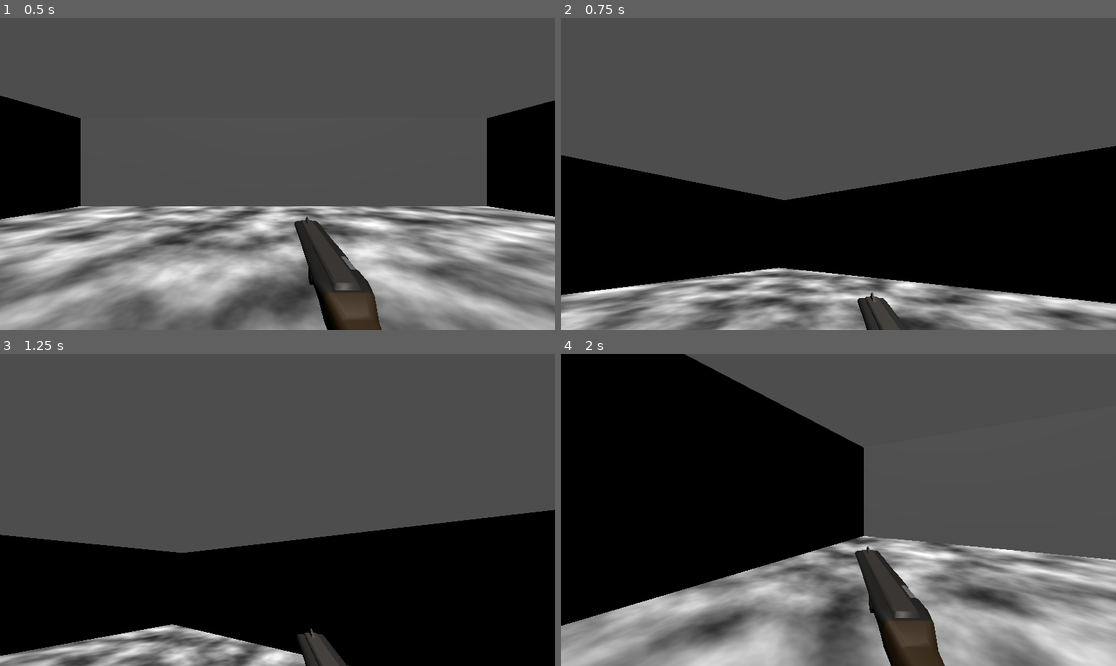
Above: before the commit, frames 1-4 (two rows, left to right).
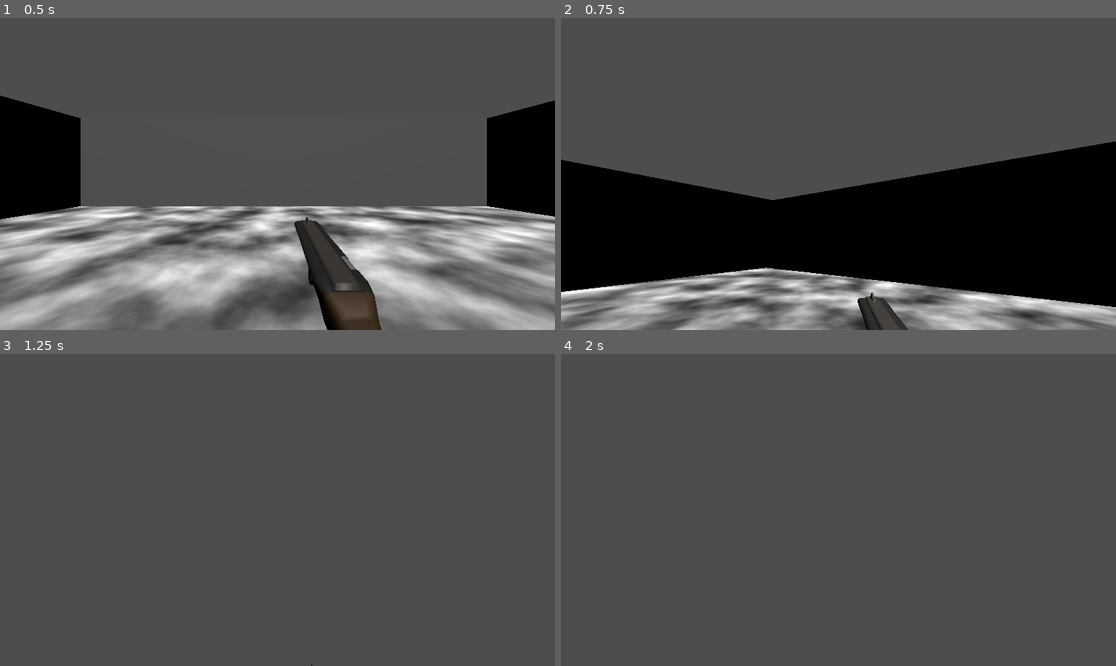
Above: after the commit, the same moments.

Repository: Apetrosia/Robot-Shooter
Game: Godot game, scene res://assets/levels/test_level.tscn
Two runs of this game, one before a commit and one after it. Both use one fixed random seed, a clock stepped at 60 frames per second and the inputs below.
Inputs (mouse positions are in pixels of both pictures, inside the frame that each line leads up to):
- Up to frame 1 (0.5 s): no input
- Up to frame 2 (0.75 s): tap Enter at 0.5 s; move the mouse to (960, 158) at 0.52 s; hold D (move_right) from 0.53 s (still down); hold Shift (run, bound only after the commit) from 0.53 s (still down)
- Up to frame 3 (1.25 s): keep holding D (move_right); keep holding Shift (run, bound only after the commit); tap Space (jump) at 0.77 s
- Up to frame 4 (2 s): move the mouse to (810, 510) at 1.27 s; release D (move_right) at 1.28 s; release Shift (run, bound only after the commit) at 1.28 s; hold W (move_forward) from 1.28 s (still down); click (810, 510) at 1.35 s; tap Space (jump) at 1.52 s; tap Shift (run, bound only after the commit) at 1.55 s

Frame 1 is identical in both runs. In frame 2, 11% of the frame differs, in the area x 0-100%, y 39-100%; in frame 3, 41%; in frame 4, 63%, in the area x 0-100%, y 0-100%.

Commit message:
collision fix

Diff:
--- a/assets/levels/test_level.tscn
+++ b/assets/levels/test_level.tscn
@@ -20,7 +20,7 @@
 size = Vector2(20, 20)
 
 [sub_resource type="BoxShape3D" id="BoxShape3D_y7iqm"]
-size = Vector3(0.5, 4, 10)
+size = Vector3(0.5, 4, 20)
 
 [node name="TestLevel" type="Node3D"]
 
--- a/assets/weapons/gun.gd
+++ b/assets/weapons/gun.gd
@@ -15,6 +15,7 @@
 
 func fire_on():
 	can_fire = true
+
 func fire_off():
 	can_fire = false
 
--- a/project.godot
+++ b/project.godot
@@ -63,6 +63,11 @@
 "events": [Object(InputEventKey,"resource_local_to_scene":false,"resource_name":"","device":-1,"window_id":0,"alt_pressed":false,"shift_pressed":false,"ctrl_pressed":false,"meta_pressed":false,"pressed":false,"keycode":0,"physical_keycode":82,"key_label":0,"unicode":114,"echo":false,"script":null)
 ]
 }
+run={
+"deadzone": 0.5,
+"events": [Object(InputEventKey,"resource_local_to_scene":false,"resource_name":"","device":-1,"window_id":0,"alt_pressed":false,"shift_pressed":false,"ctrl_pressed":false,"meta_pressed":false,"pressed":false,"keycode":0,"physical_keycode":4194325,"key_label":0,"unicode":0,"echo":false,"script":null)
+]
+}
 
 [rendering]
 
